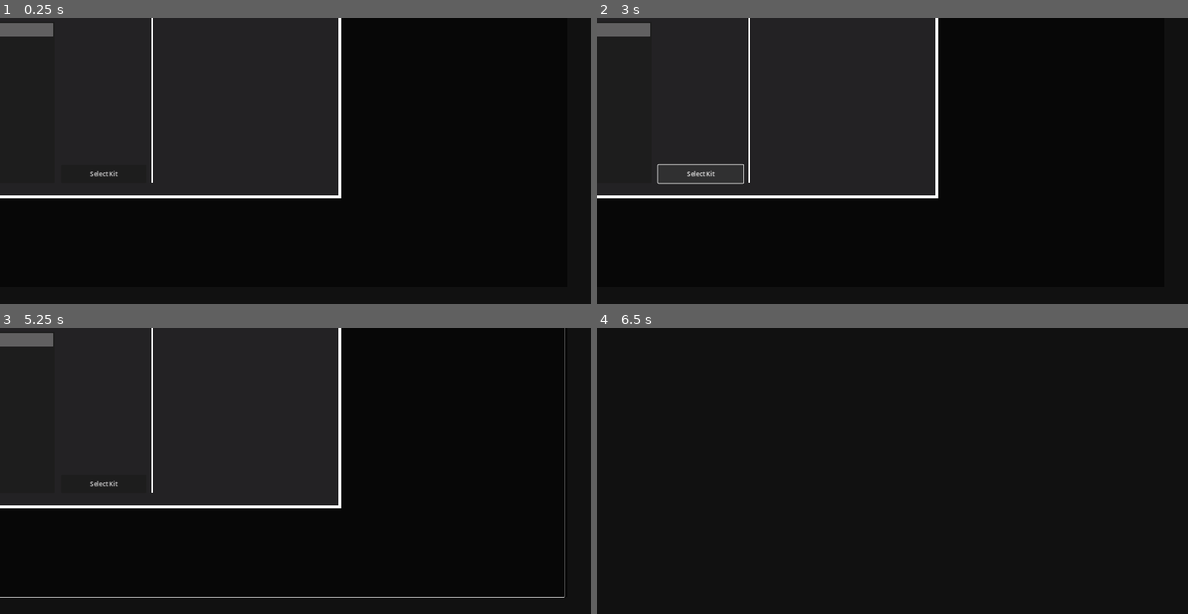
Above: before the commit, frames 1-4 (two rows, left to right).
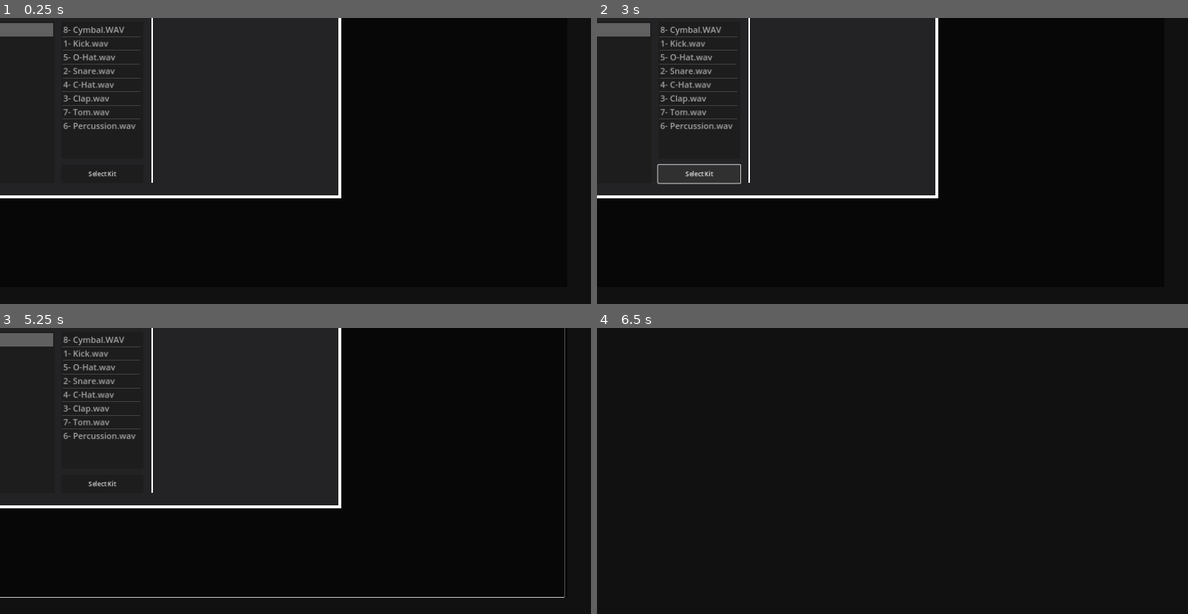
Above: after the commit, the same moments.

Repository: JulienToumieh/bsteppr
Game: Godot game, scene res://scenes/change_kit_popup.tscn
Same seed, same stepped clock (60 frames per second), same inputs: the game is played once before the commit and once after it. This scene is started directly instead of the project's main scene.
Inputs (mouse positions are in pixels of both pictures, inside the frame that each line leads up to):
- Up to frame 1 (0.25 s): no input
- Up to frame 2 (3 s): click "Select Kit" at 0.5 s; click (750, 89) at 1.25 s; click (750, 89) at 2 s; click "Select Kit" at 2.75 s
- Up to frame 3 (5.25 s): click (153, 399) at 3.5 s; click "Select Kit" at 4.25 s; tap Enter at 5 s; move the mouse to (425, 456) at 5.02 s; tap Space (start-stop) at 5.1 s; click (425, 456) at 5.17 s
- Up to frame 4 (6.5 s): tap Space (start-stop) at 5.75 s; drag from (774, 485) to (862, 528) at 5.77 s

The runs differ from the first frame. In frame 1, 1.0% of the frame differs, in the area x 10-24%, y 3-56%; in frame 2, 1.1%, in the area x 10-25%, y 3-59%; in frame 3, 1.0%; in frame 4, nothing differs.
Error in both runs: Attempt to call function 'updateTrackerPos' in base 'null instance' on a null instance. (res://Globals.gd:53)

Commit message:
Added kit instruments preview

Diff:
--- a/Globals.gd
+++ b/Globals.gd
@@ -100,6 +100,7 @@
 	instrumentNames = getFileNames("res://drum_kits/" + kit + "/")
 	for ins in range(8):
 		get_node("Instrument" + str(ins + 1)).stream = load("res://drum_kits/" + kit + "/" + instrumentNames[ins])
+	updateUI()
 
 func setTempo():
 	timer = get_node("Timer")
--- a/scenes/change_kit_popup.gd
+++ b/scenes/change_kit_popup.gd
@@ -3,7 +3,6 @@
 var selectedKit = null
 
 func _ready():
-
 	position = get_viewport().get_size() / 2
 	var drumKits = getFolderNames("res://drum_kits")
 
@@ -12,7 +11,13 @@
 
 	selectedKit = Globals.currentKit
 	selectItemName(selectedKit)
+	loadKitInstruments()
 
+func loadKitInstruments():
+	get_node("KIntrumentsList").clear()
+	var insts = Globals.getFileNames("res://drum_kits/" + selectedKit + "/")
+	for ins in insts:
+		get_node("KIntrumentsList").add_item(ins)
 
 func _on_close_popup_pressed():
 	queue_free()
@@ -44,8 +49,14 @@
 
 func _on_item_list_item_selected(index):
 	selectedKit = get_node("KitList").get_item_text(index)
+	loadKitInstruments()
 
 
 func _on_b_select_kit_pressed():
 	Globals.currentKit = selectedKit
 	Globals.loadInstruments(selectedKit)
+
+
+func _on_k_intruments_list_item_clicked(index, at_position, mouse_button_index):
+	get_node("InstrumentPlayer").stream = load("res://drum_kits/" + selectedKit + "/" + get_node("KIntrumentsList").get_item_text(index))
+	get_node("InstrumentPlayer").play()
--- a/scenes/change_kit_popup.tscn
+++ b/scenes/change_kit_popup.tscn
@@ -66,13 +66,24 @@
 offset_bottom = 240.0
 theme_override_font_sizes/font_size = 22
 
+[node name="KIntrumentsList" type="ItemList" parent="."]
+offset_left = -240.0
+offset_top = -184.0
+offset_right = -24.0
+offset_bottom = 176.0
+theme_override_font_sizes/font_size = 22
+
 [node name="BSelectKit" type="Button" parent="."]
 offset_left = -240.0
 offset_top = 192.0
-offset_right = -16.0
+offset_right = -24.0
 offset_bottom = 240.0
 text = "Select Kit"
 
+[node name="InstrumentPlayer" type="AudioStreamPlayer" parent="."]
+
 [connection signal="pressed" from="ClosePopup" to="." method="_on_close_popup_pressed"]
 [connection signal="item_selected" from="KitList" to="." method="_on_item_list_item_selected"]
+[connection signal="item_clicked" from="KIntrumentsList" to="." method="_on_k_intruments_list_item_clicked"]
+[connection signal="item_selected" from="KIntrumentsList" to="." method="_on_k_intruments_list_item_selected"]
 [connection signal="pressed" from="BSelectKit" to="." method="_on_b_select_kit_pressed"]
